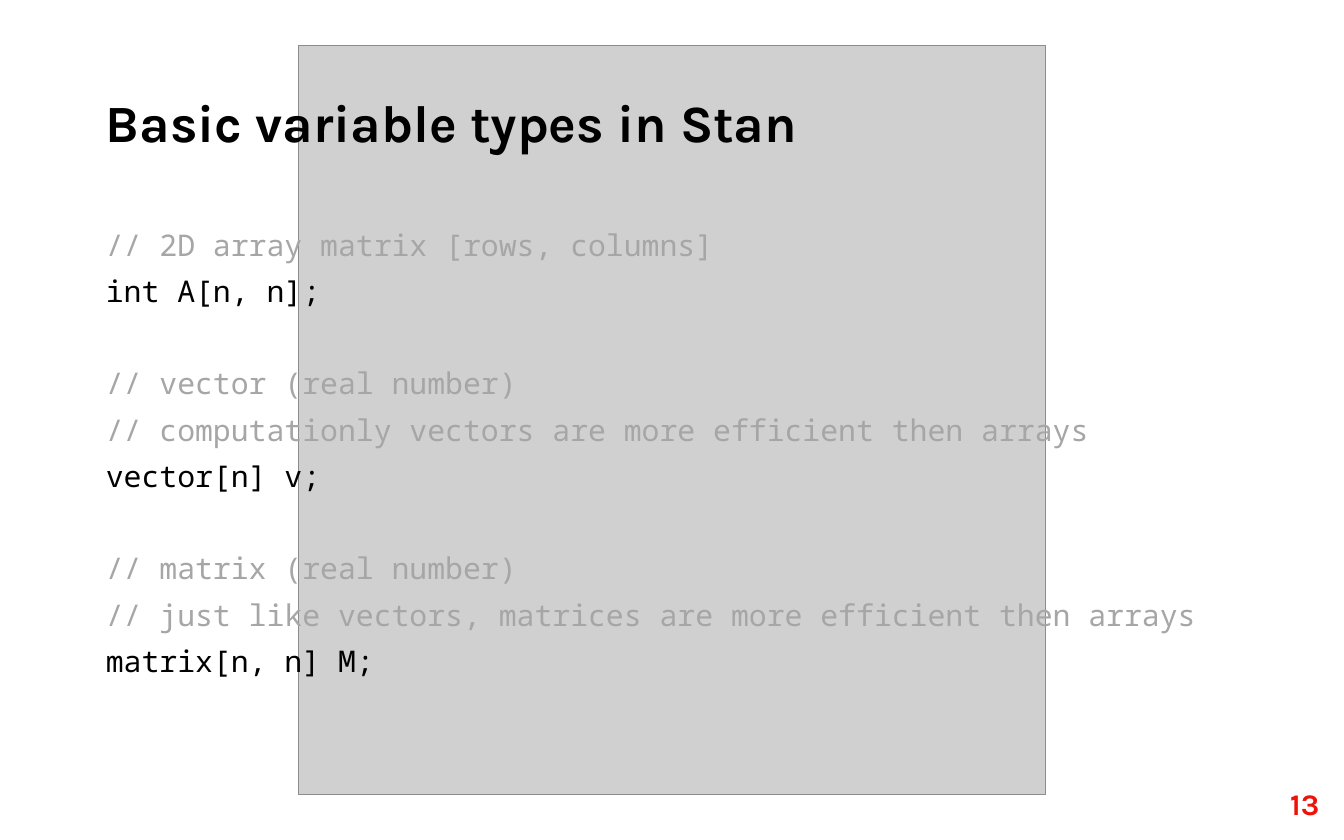
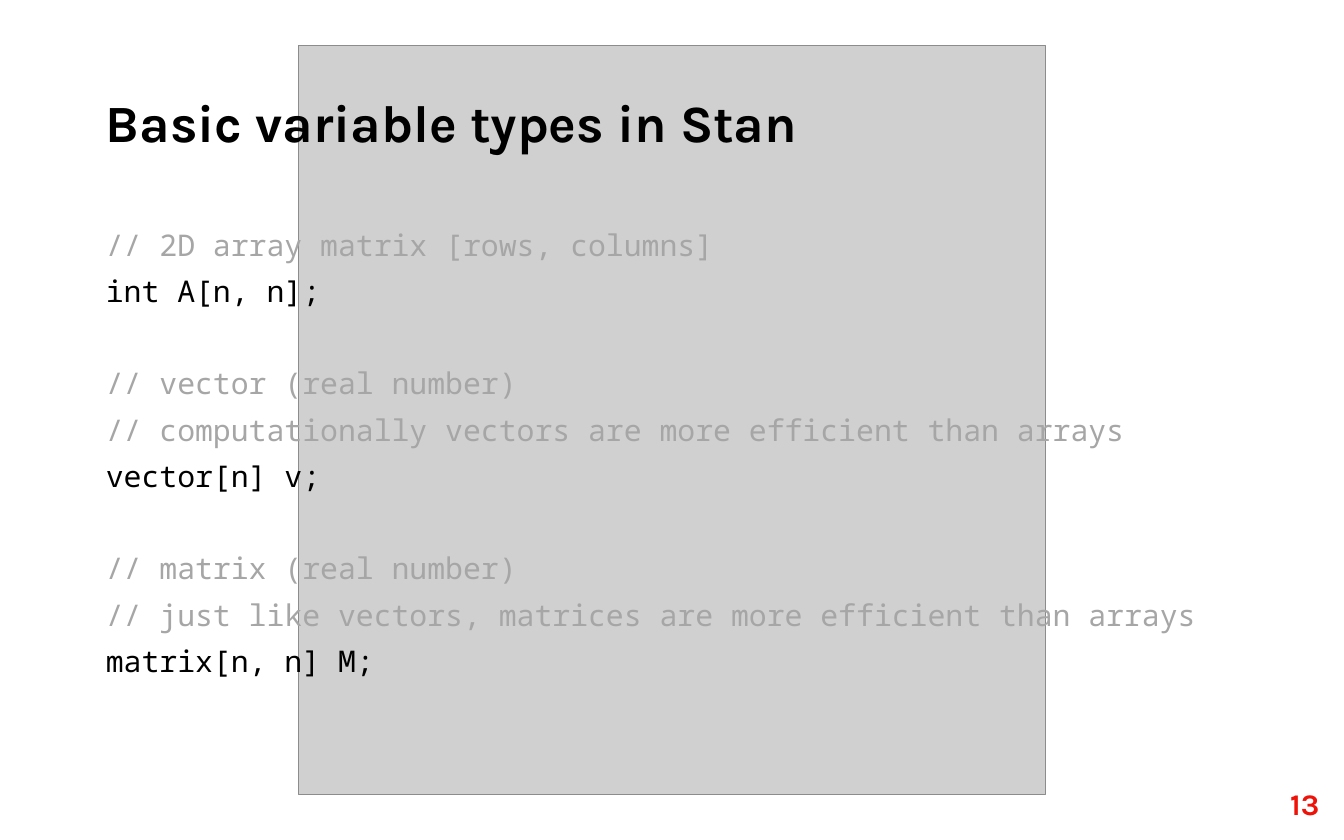
Before and after one commit to fri-datascience/course_bs, a slide deck: slide 13 of Session_03_Probabilistic_programming/Probabilistic_programming.pptx. Drawn at 1344x840 pixels with LibreOffice and Linux fonts; fonts in the diff are those of the drawing; grey boxes stand for pictures. Boxes give left, top, right and bottom in pixels: in the first picture for what was removed or moved away, otherwise in the second. Text is boxed around its words. In the diff, an @@ line names an element or a change of style, - is before the commit and + after.

```diff
--- a/Session_03_Probabilistic_programming/Probabilistic_programming.pptx
+++ b/Session_03_Probabilistic_programming/Probabilistic_programming.pptx
@@ text at (159,413,1124,449): text changed @@
-// computationly vectors are more efficient then arrays
+// computationally vectors are more efficient than arrays
@@ text at (159,598,1195,634): text changed @@
-// just like vectors, matrices are more efficient then arrays
+// just like vectors, matrices are more efficient than arrays
```
Also in this commit, not shown: 2 other slides changed, 2 slides removed, 3 other files.
